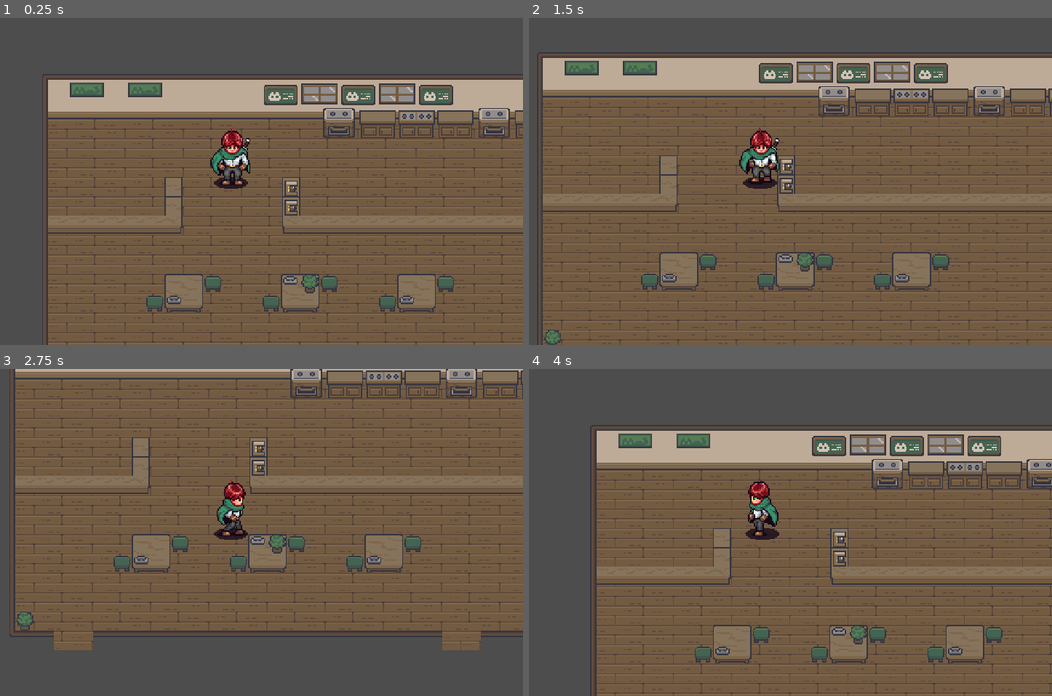
Above: before the commit, frames 1-4 (two rows, left to right).
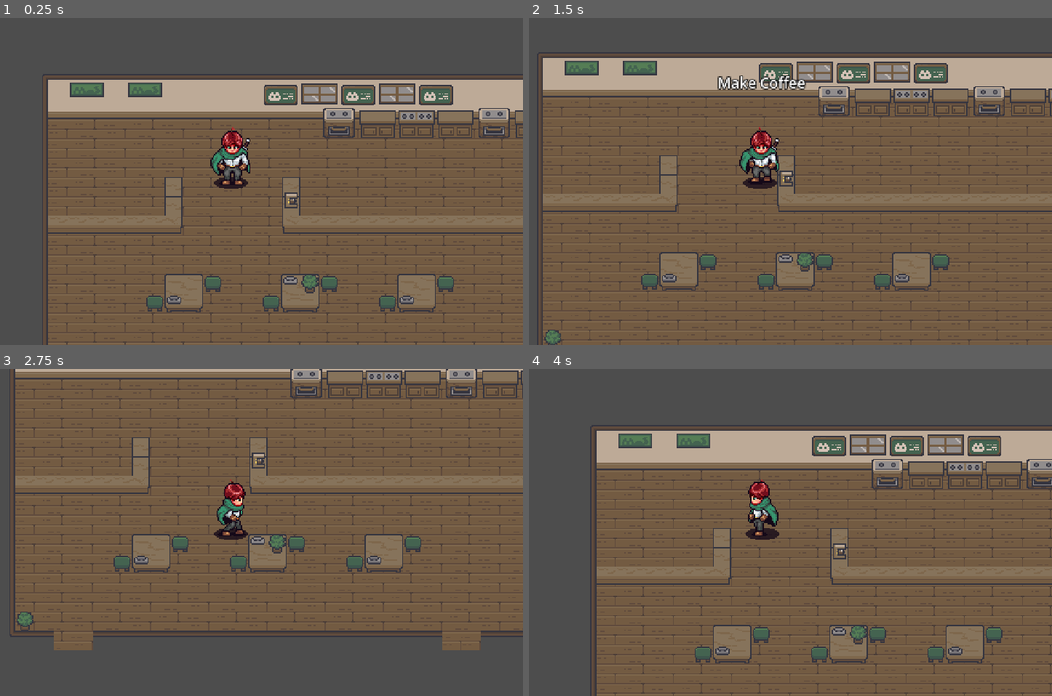
Above: after the commit, the same moments.

Repository: RilesH-bluesky/Cookin
Game: Godot game, scene res://playground.tscn
Two runs of this game, one before a commit and one after it. Both use one fixed random seed, a clock stepped at 60 frames per second and the inputs below.
Inputs:
- Up to frame 1 (0.25 s): no input
- Up to frame 2 (1.5 s): tap Enter at 0.5 s; hold Right (Right) 0.53-1.28 s; hold E (Interact) 0.53-1.28 s; hold Down (Down) from 1.28 s (still down); tap E (Interact) at 1.35 s
- Up to frame 3 (2.75 s): release Down (Down) at 2.03 s; hold Right (Right) from 2.03 s (still down); hold E (Interact) from 2.03 s (still down)
- Up to frame 4 (4 s): release Right (Right) at 2.78 s; release E (Interact) at 2.78 s; hold Up (Up) 2.78-3.53 s; tap E (Interact) at 2.85 s; hold Left (Left) from 3.53 s (still down); hold E (Interact) from 3.53 s (still down)

The runs differ from the first frame. In frame 1, 0.2% of the frame differs, in the area x 54-57%, y 49-61%; in frame 2, 0.7%, in the area x 36-53%, y 17-54%; in frame 3, 0.2%; in frame 4, 0.2%.

Commit message:
V1.1.0
Maintained:
- V1.0.0 walking and environment

Added:
- Template for Interacting with stations

Diff:
--- /dev/null
+++ b/cookin'/Interaction_Components/Scenes/Interactable.tscn
@@ -0,0 +1,8 @@
+[gd_scene load_steps=2 format=3 uid="uid://bjtoslw7nnl74"]
+
+[ext_resource type="Script" uid="uid://b8w86wtxdpp72" path="res://Interaction_Components/Scripts/interactable.gd" id="1_ycwnp"]
+
+[node name="Interactable" type="Area2D"]
+collision_layer = 2
+collision_mask = 0
+script = ExtResource("1_ycwnp")
--- /dev/null
+++ b/cookin'/Interaction_Components/Scenes/InteractingComponent.tscn
@@ -0,0 +1,41 @@
+[gd_scene load_steps=4 format=3 uid="uid://cwnwvlxdf7bh3"]
+
+[ext_resource type="Script" uid="uid://cox31vq4xt05b" path="res://Interaction_Components/Scenes/interacting_component.gd" id="1_wg3gv"]
+
+[sub_resource type="CircleShape2D" id="CircleShape2D_2fkk0"]
+
+[sub_resource type="LabelSettings" id="LabelSettings_wg3gv"]
+font_size = 12
+outline_size = 3
+outline_color = Color(0.0295066, 0.0295066, 0.0295066, 1)
+
+[node name="InteractingComponent" type="Node2D"]
+script = ExtResource("1_wg3gv")
+
+[node name="InteractRange" type="Area2D" parent="."]
+collision_layer = 0
+collision_mask = 2
+
+[node name="CollisionShape2D" type="CollisionShape2D" parent="InteractRange"]
+shape = SubResource("CircleShape2D_2fkk0")
+
+[node name="InteractLabel" type="Label" parent="."]
+z_index = 10
+anchors_preset = 8
+anchor_left = 0.5
+anchor_top = 0.5
+anchor_right = 0.5
+anchor_bottom = 0.5
+offset_left = -47.5
+offset_top = -93.0
+offset_right = 47.5
+offset_bottom = -70.0
+grow_horizontal = 2
+grow_vertical = 2
+text = "E to Interact"
+label_settings = SubResource("LabelSettings_wg3gv")
+horizontal_alignment = 1
+vertical_alignment = 1
+
+[connection signal="area_entered" from="InteractRange" to="." method="_on_interact_range_area_entered"]
+[connection signal="area_exited" from="InteractRange" to="." method="_on_interact_range_area_exited"]
--- /dev/null
+++ b/cookin'/Interaction_Components/Scenes/interacting_component.gd
@@ -0,0 +1,36 @@
+extends Node2D
+
+@onready var interact_label: Label = $InteractLabel
+var current_interactions := []
+var can_interact := true
+
+func _input(event: InputEvent) -> void:
+	if event.is_action_pressed("Interact") and can_interact:
+		if current_interactions:
+			can_interact = false
+			interact_label.hide()
+
+			await current_interactions[0].interact.call()
+
+			can_interact = true
+
+func _process(delta: float) -> void:
+	if current_interactions and can_interact:
+		current_interactions.sort_custom(_sort_by_nearest)
+		if current_interactions[0].is_interactable:
+			interact_label.text = current_interactions[0].interact_name
+			interact_label.show()
+	else:
+		interact_label.hide()
+	pass
+
+func _sort_by_nearest(area1, area2):
+	var area1_dist = global_position.distance_to(area1.global_position)
+	var area2_dist = global_position.distance_to(area2.global_position)
+	return area1_dist < area2_dist
+
+func _on_interact_range_area_entered(area: Area2D) -> void:
+	current_interactions.push_back(area)
+
+func _on_interact_range_area_exited(area: Area2D) -> void:
+	current_interactions.erase(area)
--- /dev/null
+++ b/cookin'/Interaction_Components/Scripts/interactable.gd
@@ -0,0 +1,7 @@
+extends Area2D
+
+@export var interact_name: String = ""
+@export var is_interactable: bool = true
+
+var interact: Callable = func():
+	pass
--- /dev/null
+++ b/cookin'/Machines/Scenes/Coffee_Machine.tscn
@@ -0,0 +1,30 @@
+[gd_scene load_steps=6 format=3 uid="uid://bxwo2slowg7au"]
+
+[ext_resource type="Texture2D" uid="uid://bhou5j2iehkqp" path="res://Machines/Sprites/neko-cafe-furnitures - Copy.png" id="1_buisf"]
+[ext_resource type="Script" uid="uid://fp3kw65447e1" path="res://Machines/Scenes/coffee_machine.gd" id="1_khxqo"]
+[ext_resource type="PackedScene" uid="uid://bjtoslw7nnl74" path="res://Interaction_Components/Scenes/Interactable.tscn" id="3_gx2gi"]
+
+[sub_resource type="CircleShape2D" id="CircleShape2D_buisf"]
+radius = 14.0357
+
+[sub_resource type="CircleShape2D" id="CircleShape2D_l7sca"]
+radius = 14.0
+
+[node name="CoffeeMachine" type="StaticBody2D"]
+collision_layer = 2
+collision_mask = 2
+script = ExtResource("1_khxqo")
+
+[node name="CollisionShape2D" type="CollisionShape2D" parent="."]
+position = Vector2(0, -1)
+shape = SubResource("CircleShape2D_buisf")
+
+[node name="Sprite2D" type="Sprite2D" parent="."]
+texture = ExtResource("1_buisf")
+
+[node name="Interactable" parent="." instance=ExtResource("3_gx2gi")]
+interact_name = "Make Coffee"
+
+[node name="CollisionShape2D" type="CollisionShape2D" parent="Interactable"]
+position = Vector2(0, -1)
+shape = SubResource("CircleShape2D_l7sca")
--- /dev/null
+++ b/cookin'/Machines/Scenes/coffee_machine.gd
@@ -0,0 +1,13 @@
+extends StaticBody2D
+
+@onready var interactable: Area2D = $Interactable
+@onready var sprite_2d: Sprite2D = $Sprite2D
+
+func _ready() -> void:
+	interactable.interact = _on_interact
+
+func _on_interact():
+#	if sprite_2d.frame == 0: | This and the line below are for updating the sprite when interacted with
+#		sprite_2d.frame = 1
+	interactable.is_interactable = false
+	print("the player has collected a drink")
--- a/cookin'/Player/player.tscn
+++ b/cookin'/Player/player.tscn
@@ -1,10 +1,11 @@
-[gd_scene load_steps=15 format=3 uid="uid://b8ebwqc36u557"]
+[gd_scene load_steps=16 format=3 uid="uid://b8ebwqc36u557"]
 
 [ext_resource type="Script" uid="uid://eoh0mgum7i8a" path="res://Player/Player Scripts/Player.gd" id="1_4ntmi"]
 [ext_resource type="Texture2D" uid="uid://donc7qe7yxi7r" path="res://Player/Sprite/ExamplePlayerSprite.png" id="1_l8h54"]
 [ext_resource type="Script" uid="uid://dglyai8jnc426" path="res://Player/Player Scripts/player_state_machine.gd" id="3_btcbx"]
 [ext_resource type="Script" uid="uid://b5e6pjdm06eus" path="res://Player/Player Scripts/state_idle.gd" id="4_gwnis"]
 [ext_resource type="Script" uid="uid://qgngw3q75fct" path="res://Player/Player Scripts/state_walk.gd" id="5_k53q1"]
+[ext_resource type="PackedScene" uid="uid://cwnwvlxdf7bh3" path="res://Interaction_Components/Scenes/InteractingComponent.tscn" id="6_fhl08"]
 
 [sub_resource type="CircleShape2D" id="CircleShape2D_edjgo"]
 radius = 13.0
@@ -165,3 +166,5 @@
 script = ExtResource("5_k53q1")
 
 [node name="Camera2D" type="Camera2D" parent="."]
+
+[node name="InteractingComponent" parent="." instance=ExtResource("6_fhl08")]
--- /dev/null
+++ b/cookin'/Tile Maps/ExampleCafe.tscn
@@ -0,0 +1,222 @@
+[gd_scene load_steps=6 format=3 uid="uid://dtvrnxmq48783"]
+
+[ext_resource type="Texture2D" uid="uid://e0ecl7d0iyl3" path="res://Tile Maps/Sprites/neko-cafe-tilemap.png" id="1_stdd5"]
+[ext_resource type="Texture2D" uid="uid://dwo1ekwjek6vn" path="res://Tile Maps/Sprites/neko-cafe-furnitures.png" id="2_xowjk"]
+
+[sub_resource type="TileSetAtlasSource" id="TileSetAtlasSource_xowjk"]
+texture = ExtResource("1_stdd5")
+0:0/0 = 0
+0:0/0/physics_layer_0/polygon_0/points = PackedVector2Array(3, 3, 8, 3, 8, 8, 3, 8)
+1:0/0 = 0
+1:0/0/physics_layer_0/polygon_0/points = PackedVector2Array(8, 3, 8, 8, -8, 8, -8, 3)
+2:0/0 = 0
+2:0/0/physics_layer_0/polygon_0/points = PackedVector2Array(-8, 3, 8, 3.59718, 8, 8, -8, 8)
+3:0/0 = 0
+3:0/0/physics_layer_0/polygon_0/points = PackedVector2Array(-8, 3, 8, 3, 8, 8, -8, 8)
+4:0/0 = 0
+4:0/0/physics_layer_0/polygon_0/points = PackedVector2Array(-8, 3, -3, 3, -3, 8, -8, 8)
+5:0/0 = 0
+5:0/0/physics_layer_0/polygon_0/points = PackedVector2Array(3, 3, 8, 3, 8, 8, 3, 8)
+6:0/0 = 0
+6:0/0/physics_layer_0/polygon_0/points = PackedVector2Array(-8, 3, 8, 3, 8, 8, -8, 8)
+7:0/0 = 0
+7:0/0/physics_layer_0/polygon_0/points = PackedVector2Array(-8, 3, 8, 3, 8, 8, -8, 8)
+8:0/0 = 0
+8:0/0/physics_layer_0/polygon_0/points = PackedVector2Array(-8, 3, 8, 3, 8, 8, -8, 8)
+9:0/0 = 0
+9:0/0/physics_layer_0/polygon_0/points = PackedVector2Array(-8, 3, -3, 3, -3, 8, -8, 8)
+0:1/0 = 0
+0:1/0/physics_layer_0/polygon_0/points = PackedVector2Array(3, -8, 8, -8, 8, 8, 3, 8)
+1:1/0 = 0
+1:1/0/physics_layer_0/polygon_0/points = PackedVector2Array(8, -8, 8, 8, -8, 8, -8, -8)
+2:1/0 = 0
+2:1/0/physics_layer_0/polygon_0/points = PackedVector2Array(8, -8, 8, 8, -8, 8, -8, -8)
+3:1/0 = 0
+3:1/0/physics_layer_0/polygon_0/points = PackedVector2Array(8, -8, 8, 8, -8, 8, -8, -8)
+4:1/0 = 0
+4:1/0/physics_layer_0/polygon_0/points = PackedVector2Array(-3, -8, -3, 8, -8, 8, -8, -8)
+5:1/0 = 0
+5:1/0/physics_layer_0/polygon_0/points = PackedVector2Array(3, -8, 8, -8, 8, 8, 3, 8)
+6:1/0 = 0
+6:1/0/physics_layer_0/polygon_0/points = PackedVector2Array(8, -8, 8, 8, -8, 8, -8, -8)
+7:1/0 = 0
+7:1/0/physics_layer_0/polygon_0/points = PackedVector2Array(8, -8, 8, 8, -8, 8, -8, -8)
+8:1/0 = 0
+8:1/0/physics_layer_0/polygon_0/points = PackedVector2Array(8, -8, 8, 8, -8, 8, -8, -8)
+9:1/0 = 0
+9:1/0/physics_layer_0/polygon_0/points = PackedVector2Array(-3, -8, -3, 8, -8, 8, -8, -8)
+0:2/0 = 0
+0:2/0/physics_layer_0/polygon_0/points = PackedVector2Array(3, -8, 8, -8, 8, 8, 3, 8)
+1:2/0 = 0
+1:2/0/physics_layer_0/polygon_0/points = PackedVector2Array(8, -8, 8, 2, -8, 2, -8, -8)
+2:2/0 = 0
+2:2/0/physics_layer_0/polygon_0/points = PackedVector2Array(8, -8, 8, 2, -8, 2, -8, -8)
+3:2/0 = 0
+3:2/0/physics_layer_0/polygon_0/points = PackedVector2Array(8, -8, 8, 2, -8, 2, -8, -8)
+4:2/0 = 0
+4:2/0/physics_layer_0/polygon_0/points = PackedVector2Array(-3, -8, -3, 8, -8, 8, -8, -8)
+5:2/0 = 0
+5:2/0/physics_layer_0/polygon_0/points = PackedVector2Array(3, -8, 8, -8, 8, 8, 3, 8)
+6:2/0 = 0
+6:2/0/physics_layer_0/polygon_0/points = PackedVector2Array(8, -8, 8, -6, -8, -6, -8, -8)
+7:2/0 = 0
+7:2/0/physics_layer_0/polygon_0/points = PackedVector2Array(8, -8, 8, -6, -8, -6, -8, -8)
+8:2/0 = 0
+8:2/0/physics_layer_0/polygon_0/points = PackedVector2Array(8, -8, 8, -6, -8, -6, -8, -8)
+9:2/0 = 0
+9:2/0/physics_layer_0/polygon_0/points = PackedVector2Array(-3, -8, -3, 8, -8, 8, -8, -8)
+0:3/0 = 0
+0:3/0/physics_layer_0/polygon_0/points = PackedVector2Array(3, -8, 8, -8, 8, 8, 3, 8)
+1:3/0 = 0
+2:3/0 = 0
+3:3/0 = 0
+4:3/0 = 0
+4:3/0/physics_layer_0/polygon_0/points = PackedVector2Array(-3, -8, -3, 8, -8, 8, -8, -8)
+5:3/0 = 0
+5:3/0/physics_layer_0/polygon_0/points = PackedVector2Array(3, -8, 8, -8, 8, 8, 3, 8)
+6:3/0 = 0
+7:3/0 = 0
+8:3/0 = 0
+9:3/0 = 0
+9:3/0/physics_layer_0/polygon_0/points = PackedVector2Array(-3, -8, -3, 8, -8, 8, -8, -8)
+0:4/0 = 0
+0:4/0/physics_layer_0/polygon_0/points = PackedVector2Array(3, -8, 8, -8, 8, 8, 3, 8)
+1:4/0 = 0
+2:4/0 = 0
+3:4/0 = 0
+4:4/0 = 0
+4:4/0/physics_layer_0/polygon_0/points = PackedVector2Array(-3, -8, -3, 8, -8, 8, -8, -8)
+5:4/0 = 0
+5:4/0/physics_layer_0/polygon_0/points = PackedVector2Array(3, -8, 8, -8, 8, 8, 3, 8)
+6:4/0 = 0
+7:4/0 = 0
+8:4/0 = 0
+9:4/0 = 0
+9:4/0/physics_layer_0/polygon_0/points = PackedVector2Array(-3, -8, -3, 8, -8, 8, -8, -8)
+0:5/0 = 0
+0:5/0/physics_layer_0/polygon_0/points = PackedVector2Array(3, -8, 8, -8, 8, -3, 3, -3)
+1:5/0 = 0
+1:5/0/physics_layer_0/polygon_0/points = PackedVector2Array(-8, -8, 8, -8, 8, -3, -8, -3)
+2:5/0 = 0
+2:5/0/physics_layer_0/polygon_0/points = PackedVector2Array(-8, -8, 8, -8, 8, -3, -8, -3)
+3:5/0 = 0
+3:5/0/physics_layer_0/polygon_0/points = PackedVector2Array(-8, -8, 8, -8, 8, -3, -8, -3)
+4:5/0 = 0
+4:5/0/physics_layer_0/polygon_0/points = PackedVector2Array(-8, -8, -3, -8, -3, -3, -8, -3)
+5:5/0 = 0
+5:5/0/physics_layer_0/polygon_0/points = PackedVector2Array(3, -8, 8, -8, 8, -3, 3, -3)
+6:5/0 = 0
+6:5/0/physics_layer_0/polygon_0/points = PackedVector2Array(-8, -8, 8, -8, 8, -3, -8, -3)
+7:5/0 = 0
+7:5/0/physics_layer_0/polygon_0/points = PackedVector2Array(-8, -8, 8, -8, 8, -3, -8, -3)
+8:5/0 = 0
+8:5/0/physics_layer_0/polygon_0/points = PackedVector2Array(-8, -8, 8, -8, 8, -3, -8, -3)
+9:5/0 = 0
+9:5/0/physics_layer_0/polygon_0/points = PackedVector2Array(-8, -8, -3, -8, -3, -3, -8, -3)
+
+[sub_resource type="TileSetAtlasSource" id="TileSetAtlasSource_iby3s"]
+texture = ExtResource("2_xowjk")
+1:1/0 = 0
+1:1/0/physics_layer_0/polygon_0/points = PackedVector2Array(8, 1, 8, 8, -7, 8, -7, 1)
+2:1/0 = 0
+2:1/0/physics_layer_0/polygon_0/points = PackedVector2Array(7, 1, 7, 8, -8, 8, -8, 1)
+3:1/0 = 0
+3:1/0/physics_layer_0/polygon_0/points = PackedVector2Array(7, 1, 7, 8, -8, 8, -8, 1)
+4:1/0 = 0
+4:1/0/physics_layer_0/polygon_0/points = PackedVector2Array(7, 1, 7, 8, -8, 8, -8, 1)
+5:1/0 = 0
+5:1/0/physics_layer_0/polygon_0/points = PackedVector2Array(8, 0, 8, 8, -5, 8, -5, 0)
+6:1/0 = 0
+6:1/0/physics_layer_0/polygon_0/points = PackedVector2Array(5, -1, 5, 8, -8, 8, -8, -1)
+7:1/0 = 0
+7:1/0/physics_layer_0/polygon_0/points = PackedVector2Array(8, -4, 8, 8, -6, 8, -6, -4)
+8:1/0 = 0
+8:1/0/physics_layer_0/polygon_0/points = PackedVector2Array(6, -4, 6, 8, -8, 8, -8, -4)
+9:1/0 = 0
+9:1/0/physics_layer_0/polygon_0/points = PackedVector2Array(8, -5, 8, 8, -7, 8, -7, -5)
+10:1/0 = 0
+10:1/0/physics_layer_0/polygon_0/points = PackedVector2Array(7, -5, 7, 8, -8, 8, -8, -5)
+1:2/0 = 0
+1:2/0/physics_layer_0/polygon_0/points = PackedVector2Array(8, -8, 8, 8, -6, 8, -7, -8)
+2:2/0 = 0
+2:2/0/physics_layer_0/polygon_0/points = PackedVector2Array(7, -8, 6, 8, -8, 8, -8, -8)
+3:2/0 = 0
+3:2/0/physics_layer_0/polygon_0/points = PackedVector2Array(8, -8, 8, 8, -6, 8, -7, -8)
+4:2/0 = 0
+4:2/0/physics_layer_0/polygon_0/points = PackedVector2Array(7, -8, 6, 8, -8, 8, -8, -8)
+5:2/0 = 0
+5:2/0/physics_layer_0/polygon_0/points = PackedVector2Array(8, -8, 8, 8, -5, 8, -5, -8)
+6:2/0 = 0
+6:2/0/physics_layer_0/polygon_0/points = PackedVector2Array(5, -8, 5, 8, -8, 8, -8, -8)
+7:2/0 = 0
+7:2/0/physics_layer_0/polygon_0/points = PackedVector2Array(8, -8, 8, -3, -6, -3, -6, -8)
+8:2/0 = 0
+8:2/0/physics_layer_0/polygon_0/points = PackedVector2Array(6, -8, 6, -3, -8, -3, -8, -8)
+9:2/0 = 0
+9:2/0/physics_layer_0/polygon_0/points = PackedVector2Array(8, -8, 8, -4, -7, -4, -7, -8)
+10:2/0 = 0
+10:2/0/physics_layer_0/polygon_0/points = PackedVector2Array(7, -8, 7, -4, -8, -4, -8, -8)
+1:4/0 = 0
+1:4/0/physics_layer_0/polygon_0/points = PackedVector2Array(8, 0, 8, 8, -7, 8, -7, 0)
+2:4/0 = 0
+2:4/0/physics_layer_0/polygon_0/points = PackedVector2Array(7, 0, 7, 8, -8, 8, -8, 0)
+3:4/0 = 0
+3:4/0/physics_layer_0/polygon_0/points = PackedVector2Array(8, -8, 8, 8, -8, 8, -8, -8)
+4:4/0 = 0
+4:4/0/physics_layer_0/polygon_0/points = PackedVector2Array(8, -8, 8, 8, -8, 8, -8, -8)
+5:4/0 = 0
+5:4/0/physics_layer_0/polygon_0/points = PackedVector2Array(6, -6, 6, 7, -6, 7, -6, -6)
+6:4/0 = 0
+6:4/0/physics_layer_0/polygon_0/points = PackedVector2Array(8, -6, 8, 6, -6, 6, -6, -6)
+7:4/0 = 0
+7:4/0/physics_layer_0/polygon_0/points = PackedVector2Array(6, -6, 6, 6, -8, 6, -8, -6)
+8:4/0 = 0
+8:4/0/physics_layer_0/polygon_0/points = PackedVector2Array(6, -5, 6, 8, -5, 8, -5, -5)
+1:5/0 = 0
+1:5/0/physics_layer_0/polygon_0/points = PackedVector2Array(7, -8, 7, 8, -8, 8, -8, -8)
+2:5/0 = 0
+2:5/0/physics_layer_0/polygon_0/points = PackedVector2Array(8, -8, 8, 8, -8, 8, -8, -8)
+3:5/0 = 0
+3:5/0/physics_layer_0/polygon_0/points = PackedVector2Array(8, -8, 8, 8, -8, 8, -8, -8)
+4:5/0 = 0
+4:5/0/physics_layer_0/polygon_0/points = PackedVector2Array(8, -8, 8, 8, -8, 8, -8, -8)
+5:5/0 = 0
+5:5/0/physics_layer_0/polygon_0/points = PackedVector2Array(7, -8, 7, 8, -7, 8, -7, -8)
+6:5/0 = 0
+6:5/0/physics_layer_0/polygon_0/points = PackedVector2Array(6, -8, 6, 8, -7, 8, -7, -8)
+7:5/0 = 0
+7:5/0/physics_layer_0/polygon_0/points = PackedVector2Array(6, -6, 6, 1, -6, 1, -6, -6)
+1:7/0 = 0
+1:7/0/physics_layer_0/polygon_0/points = PackedVector2Array(8, -8, 8, 8, -7, 8, -7, -8)
+2:7/0 = 0
+2:7/0/physics_layer_0/polygon_0/points = PackedVector2Array(8, -8, 8, 8, -8, 8, -8, -8)
+3:7/0 = 0
+3:7/0/physics_layer_0/polygon_0/points = PackedVector2Array(7, -8, 7, 8, -8, 8, -8, -8)
+5:7/0 = 0
+5:7/0/physics_layer_0/polygon_0/points = PackedVector2Array(8, -8, 8, 8, -7, 8, -7, -8)
+6:7/0 = 0
+7:7/0 = 0
+8:7/0 = 0
+8:7/0/physics_layer_0/polygon_0/points = PackedVector2Array(7, -8, 7, 8, -8, 8, -8, -8)
+5:8/0 = 0
+5:8/0/physics_layer_0/polygon_0/points = PackedVector2Array(7, -8, 7, 7, -8, 7, -8, -8)
+6:8/0 = 0
+6:8/0/physics_layer_0/polygon_0/points = PackedVector2Array(8, -8, 8, 7, -8, 7, -8, -8)
+7:8/0 = 0
+7:8/0/physics_layer_0/polygon_0/points = PackedVector2Array(8, -8, 8, 7, -8, 7, -8, -8)
+8:8/0 = 0
+8:8/0/physics_layer_0/polygon_0/points = PackedVector2Array(7, -8, 7, 8, -8, 8, -8, -8)
+
+[sub_resource type="TileSet" id="TileSet_iby3s"]
+physics_layer_0/collision_layer = 32
+physics_layer_0/collision_mask = 0
+navigation_layer_0/layers = 1
+custom_data_layer_0/name = ""
+custom_data_layer_0/type = 0
+sources/13 = SubResource("TileSetAtlasSource_xowjk")
+sources/14 = SubResource("TileSetAtlasSource_iby3s")
+
+[node name="TileMap" type="TileMap"]
+z_index = -1
+tile_set = SubResource("TileSet_iby3s")
+format = 2
--- a/cookin'/playground.tscn
+++ b/cookin'/playground.tscn
@@ -1,7 +1,8 @@
-[gd_scene load_steps=3 format=3 uid="uid://c38qdtn7s0y38"]
+[gd_scene load_steps=4 format=3 uid="uid://c38qdtn7s0y38"]
 
 [ext_resource type="PackedScene" uid="uid://b8ebwqc36u557" path="res://Player/player.tscn" id="1_rupst"]
-[ext_resource type="PackedScene" uid="uid://dtvrnxmq48783" path="res://ExampleCafe.tscn" id="2_wt17y"]
+[ext_resource type="PackedScene" uid="uid://dtvrnxmq48783" path="res://Tile Maps/ExampleCafe.tscn" id="2_wt17y"]
+[ext_resource type="PackedScene" uid="uid://bxwo2slowg7au" path="res://Machines/Scenes/Coffee_Machine.tscn" id="3_m8u5f"]
 
 [node name="Playground" type="Node2D"]
 
@@ -14,4 +15,7 @@
 layer_1/name = "Tables_Bar"
 layer_1/tile_data = PackedInt32Array(983041, 393230, 5, 983068, 393230, 5, 65556, 458766, 1, 131092, 458766, 2, 65557,  …(1252 unchanged characters)…
 layer_2/name = "Decor"
-layer_2/tile_data = PackedInt32Array(786451, 458766, 5, 7209 …(537 unchanged characters)…  2, 131090, 131086, 1, 196626, 131086, 2, 393229, 524302, 4, 458765, 524302, 4)
+layer_2/tile_data = PackedInt32Array(786451, 458766, 5, 7209 …(537 unchanged characters)…  2, 131090, 131086, 1, 196626, 131086, 2)
+
+[node name="CoffeeMachine" parent="." instance=ExtResource("3_m8u5f")]
+position = Vector2(217, 116)
--- a/cookin'/project.godot
+++ b/cookin'/project.godot
@@ -55,6 +55,10 @@
 ]
 }
 
+[layer_names]
+
+2d_physics/layer_2="interactions"
+
 [rendering]
 
 textures/canvas_textures/default_texture_filter=0
Not shown, added: cookin'/Interaction_Components/Scenes/interacting_component.gd.uid
Not shown, added: cookin'/Interaction_Components/Scripts/interactable.gd.uid
Not shown, added: cookin'/Machines/Scenes/coffee_machine.gd.uid
Binary file added: cookin'/Machines/Sprites/neko-cafe-furnitures - Copy.png
Not shown, added: cookin'/Machines/Sprites/neko-cafe-furnitures - Copy.png.import
